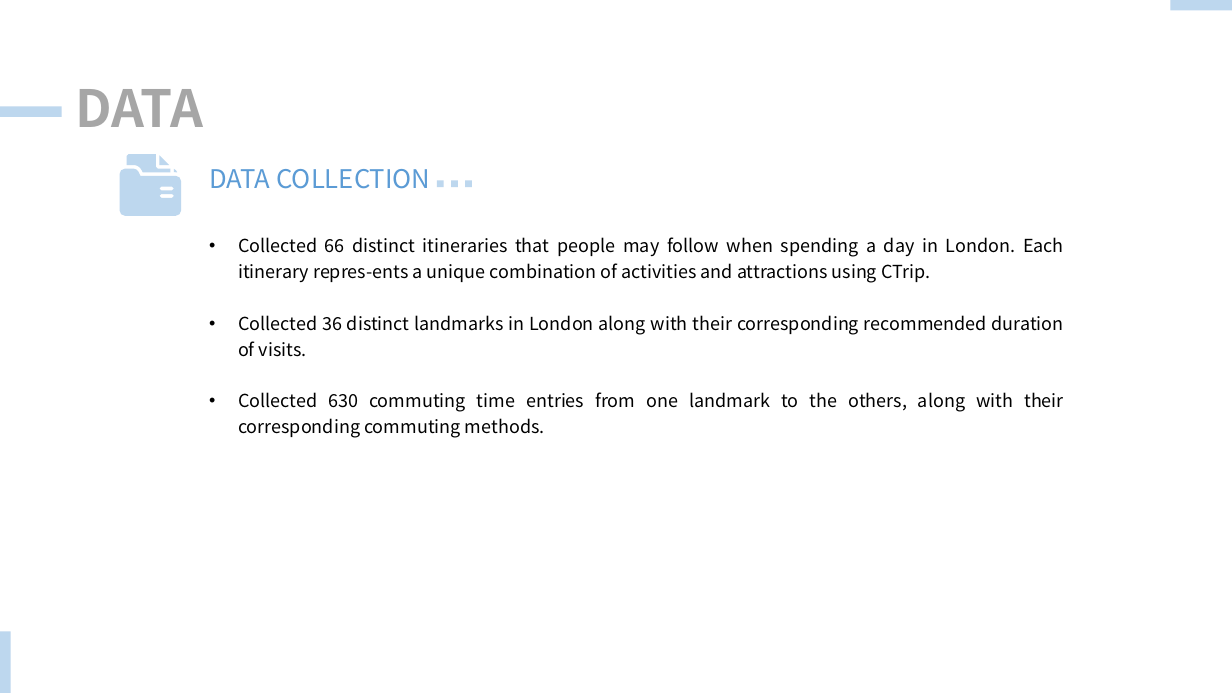
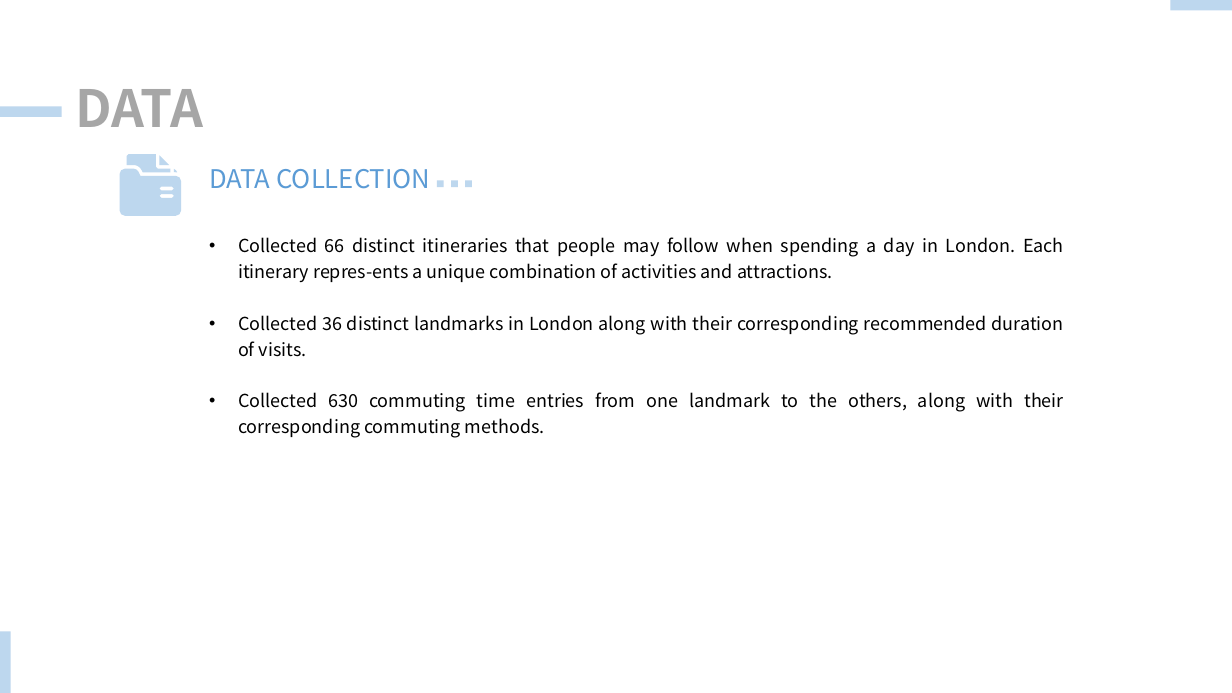
Before and after one commit to 1220780980/TiDB-Hack-Traveling-AI, a slide deck: slide 7 of Presentation.pptx. Drawn at 1232x693 pixels with LibreOffice and Linux fonts; fonts in the diff are those of the drawing. Boxes give left, top, right and bottom in pixels: in the first picture for what was removed or moved away, otherwise in the second. Text is boxed around its words. In the diff, an @@ line names an element or a change of style, - is before the commit and + after.

```diff
--- a/Presentation.pptx
+++ b/Presentation.pptx
@@ text at (238,237,1064,282): text changed @@
-• Collected 66 distinct itineraries that people may follow when spending a day in London. Each itinerary repres-ents a unique combination of activities and attractions using CTrip.
+• Collected 66 distinct itineraries that people may follow when spending a day in London. Each itinerary repres-ents a unique combination of activities and attractions.
```
Also in this commit, not shown: 1 other file.
